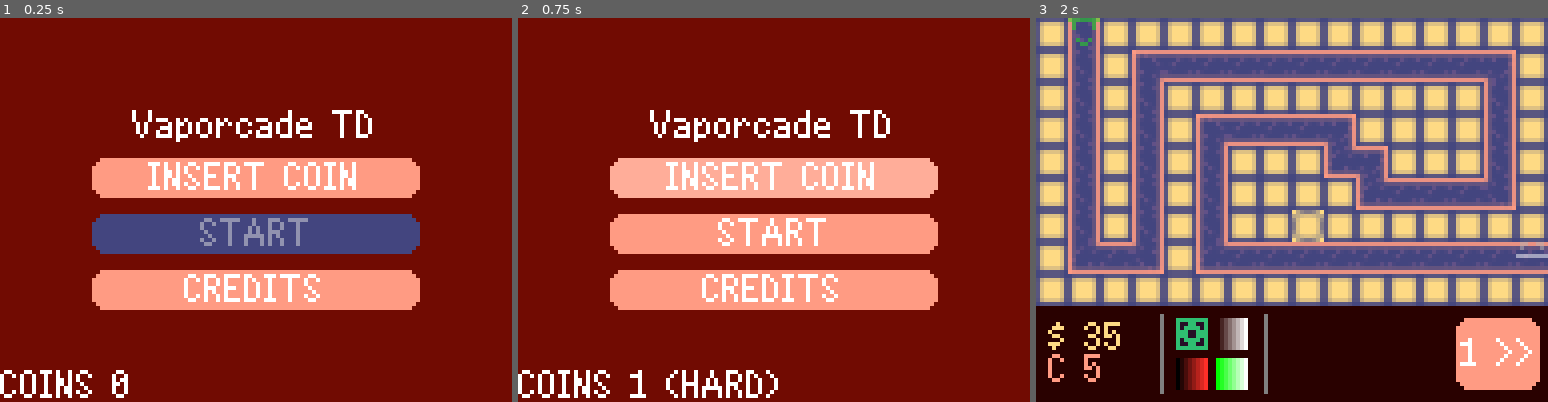
Above: before the commit, frames 1-3 (left to right).
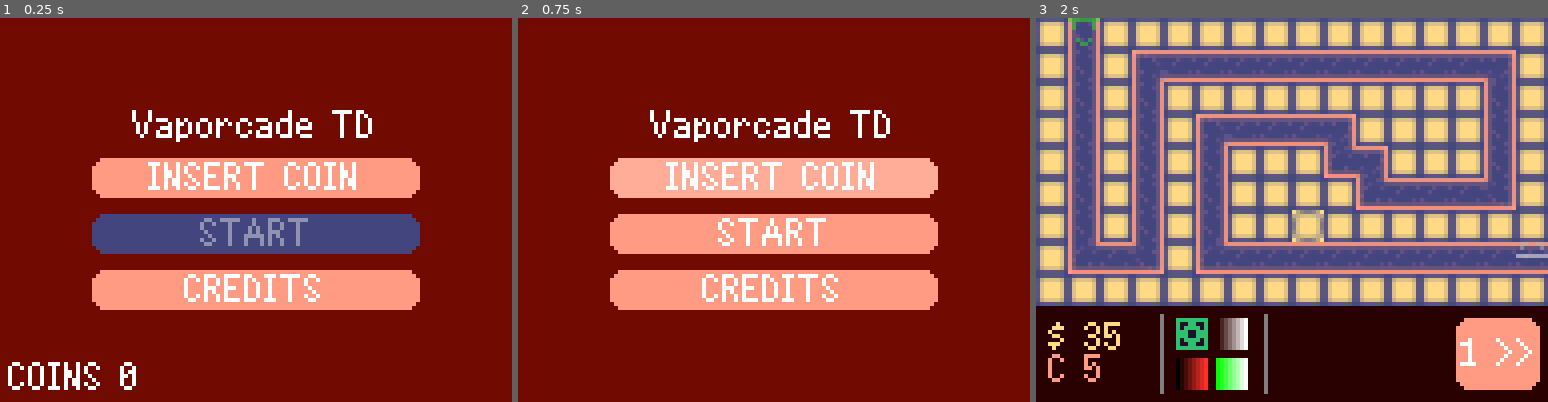
Above: after the commit, the same moments.

Repository: VernalUmbrella/spotkeeper-td
Game: Godot game, scene res://ui/title_screen/title_screen.tscn
Same seed, same stepped clock (60 frames per second), same inputs: the game is played once before the commit and once after it.
Inputs:
- Up to frame 1 (0.25 s): no input
- Up to frame 2 (0.75 s): click "INSERT COIN" at 0.5 s
- Up to frame 3 (2 s): click "START" at 1.25 s

The runs differ from the first frame. In frame 1, 1.0% of the frame differs, in the area x 0-27%, y 89-99%; in frame 2, 1.2%, in the area x 0-51%, y 91-99%; in frame 3, nothing differs.

Commit message:
Implement game loss

Diff:
--- a/main/main.gd
+++ b/main/main.gd
@@ -73,7 +73,8 @@
 	game_stats.money += enemy_stats.loot
 
 func _on_enemy_leaked():
-	game_stats.lives_left -= 1
+	if game_stats.lives_left > 0:
+		game_stats.lives_left -= 1
 
 func _on_tower_selected(tower_stats: TowerStats):
 	selected_tower = tower_stats
--- a/main/main.tscn
+++ b/main/main.tscn
@@ -14,7 +14,7 @@
 }
 point_count = 13
 
-[node name="Main" type="Node2D"]
+[node name="Main" type="Node2D" groups=["main"]]
 script = ExtResource("1_174vw")
 game_stats = ExtResource("2_q0308")
 metadata/_edit_lock_ = true
--- a/project.godot
+++ b/project.godot
@@ -35,6 +35,7 @@
 
 enemies=""
 towers=""
+main=""
 
 [gui]
 
--- a/ui/hud/hud.gd
+++ b/ui/hud/hud.gd
@@ -1,5 +1,5 @@
 class_name HUD
-extends VBoxContainer
+extends Control
 
 @export var game_stats: GameStats:
 	set(value):
@@ -13,6 +13,7 @@
 @onready var money_lives_label: RichTextLabel = %MoneyLivesLabel
 @onready var tooltip: Label = %Tooltip
 @onready var wave_button: Button = %WaveButton
+@onready var you_died: Panel = %YouDied
 
 func _ready() -> void:
 	Events.tower_selected.connect(_on_tower_selected)
@@ -50,4 +51,13 @@
 	wave_button.disabled = false
 
 func _on_game_lost() -> void:
-	tooltip.text = "YOU DIED"
+	var tween := create_tween()
+	you_died.visible = true
+	tween.tween_property(you_died, "modulate", Color.WHITE, 1.8).from(Color.TRANSPARENT)
+	tween.tween_interval(3)
+	tween.tween_callback(reset_game)
+
+func reset_game() -> void:
+	get_tree().change_scene_to_file("res://ui/title_screen/title_screen.tscn")
+	for main_scene in get_tree().get_nodes_in_group("main"):
+		main_scene.queue_free()
--- a/ui/hud/hud.tscn
+++ b/ui/hud/hud.tscn
@@ -26,16 +26,25 @@
 line_spacing = 0.0
 font_size = 8
 
-[node name="HUD" type="VBoxContainer"]
+[node name="HUD" type="Control"]
+layout_mode = 3
+anchors_preset = 15
+anchor_right = 1.0
+anchor_bottom = 1.0
+grow_horizontal = 2
+grow_vertical = 2
+script = ExtResource("1_vad6r")
+
+[node name="MainHUD" type="VBoxContainer" parent="."]
+layout_mode = 1
 anchors_preset = 15
 anchor_right = 1.0
 anchor_bottom = 1.0
 grow_horizontal = 2
 grow_vertical = 2
 theme_override_constants/separation = 0
-script = ExtResource("1_vad6r")
 
-[node name="Blank" type="Panel" parent="."]
+[node name="Blank" type="Panel" parent="MainHUD"]
 layout_mode = 2
 size_flags_horizontal = 3
 size_flags_vertical = 3
@@ -43,13 +52,13 @@
 mouse_filter = 2
 theme_override_styles/panel = SubResource("StyleBoxFlat_pt5df")
 
-[node name="HBar" type="Panel" parent="."]
+[node name="HBar" type="Panel" parent="MainHUD"]
 layout_mode = 2
 size_flags_horizontal = 3
 size_flags_vertical = 3
 theme_override_styles/panel = SubResource("StyleBoxFlat_7av2e")
 
-[node name="MarginContainer" type="MarginContainer" parent="HBar"]
+[node name="MarginContainer" type="MarginContainer" parent="MainHUD/HBar"]
 layout_mode = 1
 anchors_preset = 15
 anchor_right = 1.0
@@ -61,10 +70,10 @@
 theme_override_constants/margin_right = 3
 theme_override_constants/margin_bottom = 3
 
-[node name="HBoxContainer" type="HBoxContainer" parent="HBar/MarginContainer"]
+[node name="HBoxContainer" type="HBoxContainer" parent="MainHUD/HBar/MarginContainer"]
 layout_mode = 2
 
-[node name="MoneyLivesLabel" type="RichTextLabel" parent="HBar/MarginContainer/HBoxContainer"]
+[node name="MoneyLivesLabel" type="RichTextLabel" parent="MainHUD/HBar/MarginContainer/HBoxContainer"]
 unique_name_in_owner = true
 custom_minimum_size = Vector2(24, 16)
 layout_mode = 2
@@ -76,43 +85,43 @@
 scroll_active = false
 autowrap_mode = 0
 
-[node name="VSeparator" type="VSeparator" parent="HBar/MarginContainer/HBoxContainer"]
+[node name="VSeparator" type="VSeparator" parent="MainHUD/HBar/MarginContainer/HBoxContainer"]
 layout_mode = 2
 theme_override_constants/separation = 0
 
-[node name="GridContainer" type="GridContainer" parent="HBar/MarginContainer/HBoxContainer"]
+[node name="GridContainer" type="GridContainer" parent="MainHUD/HBar/MarginContainer/HBoxContainer"]
 layout_mode = 2
 theme_override_constants/h_separation = 2
 theme_override_constants/v_separation = 2
 columns = 2
 
-[node name="LaserTowerButton" type="TextureButton" parent="HBar/MarginContainer/HBoxContainer/GridContainer"]
+[node name="LaserTowerButton" type="TextureButton" parent="MainHUD/HBar/MarginContainer/HBoxContainer/GridContainer"]
 layout_mode = 2
 script = ExtResource("3_q8wr8")
 tower_stats = ExtResource("4_6f0sp")
 
-[node name="PulseTowerButton" type="TextureButton" parent="HBar/MarginContainer/HBoxContainer/GridContainer"]
+[node name="PulseTowerButton" type="TextureButton" parent="MainHUD/HBar/MarginContainer/HBoxContainer/GridContainer"]
 layout_mode = 2
 texture_normal = ExtResource("3_08eo4")
 script = ExtResource("3_q8wr8")
 tower_stats = ExtResource("5_0vkf1")
 
-[node name="RailgunTowerButton" type="TextureButton" parent="HBar/MarginContainer/HBoxContainer/GridContainer"]
+[node name="RailgunTowerButton" type="TextureButton" parent="MainHUD/HBar/MarginContainer/HBoxContainer/GridContainer"]
 layout_mode = 2
 texture_normal = SubResource("GradientTexture2D_q840n")
 script = ExtResource("3_q8wr8")
 tower_stats = ExtResource("6_85qpw")
 
-[node name="GammaTower" type="TextureButton" parent="HBar/MarginContainer/HBoxContainer/GridContainer"]
+[node name="GammaTower" type="TextureButton" parent="MainHUD/HBar/MarginContainer/HBoxContainer/GridContainer"]
 layout_mode = 2
 script = ExtResource("3_q8wr8")
 tower_stats = ExtResource("6_41mfy")
 
-[node name="VSeparator2" type="VSeparator" parent="HBar/MarginContainer/HBoxContainer"]
+[node name="VSeparator2" type="VSeparator" parent="MainHUD/HBar/MarginContainer/HBoxContainer"]
 layout_mode = 2
 theme_override_constants/separation = 0
 
-[node name="Tooltip" type="Label" parent="HBar/MarginContainer/HBoxContainer"]
+[node name="Tooltip" type="Label" parent="MainHUD/HBar/MarginContainer/HBoxContainer"]
 unique_name_in_owner = true
 layout_mode = 2
 size_flags_horizontal = 3
@@ -122,10 +131,37 @@
 label_settings = SubResource("LabelSettings_u2ceh")
 horizontal_alignment = 1
 
-[node name="WaveButton" type="Button" parent="HBar/MarginContainer/HBoxContainer"]
+[node name="WaveButton" type="Button" parent="MainHUD/HBar/MarginContainer/HBoxContainer"]
 unique_name_in_owner = true
 layout_mode = 2
 focus_mode = 0
 text = "2 >>"
 
-[connection signal="pressed" from="HBar/MarginContainer/HBoxContainer/WaveButton" to="." method="_on_wave_button_pressed"]
+[node name="YouDied" type="Panel" parent="."]
+unique_name_in_owner = true
+visible = false
+layout_mode = 1
+anchors_preset = 15
+anchor_right = 1.0
+anchor_bottom = 1.0
+grow_horizontal = 2
+grow_vertical = 2
+mouse_filter = 2
+
+[node name="RichTextLabel" type="RichTextLabel" parent="YouDied"]
+layout_mode = 1
+anchors_preset = 8
+anchor_left = 0.5
+anchor_top = 0.5
+anchor_right = 0.5
+anchor_bottom = 0.5
+offset_left = -48.0
+offset_top = -16.0
+offset_right = 48.0
+grow_horizontal = 2
+grow_vertical = 2
+theme_override_font_sizes/normal_font_size = 16
+bbcode_enabled = true
+text = "[center][color=ff0000]YOU DIED[/color][/center]"
+
+[connection signal="pressed" from="MainHUD/HBar/MarginContainer/HBoxContainer/WaveButton" to="." method="_on_wave_button_pressed"]
--- /dev/null
+++ b/ui/title_screen/coin_label.gd
@@ -0,0 +1,5 @@
+extends Label
+
+
+func _on_timer_timeout() -> void:
+	visible = not visible
--- a/ui/title_screen/title_screen.tscn
+++ b/ui/title_screen/title_screen.tscn
@@ -7,6 +7,7 @@
 [ext_resource type="Resource" uid="uid://d0312etcm2x63" path="res://main/game_stats/hard_stats.tres" id="3_toq54"]
 [ext_resource type="Resource" uid="uid://d0cebgj7cj7nn" path="res://main/game_stats/medium_stats.tres" id="4_bmyor"]
 [ext_resource type="Resource" uid="uid://dnlk6dm14k4rn" path="res://main/game_stats/easy_stats.tres" id="5_mytur"]
+[ext_resource type="Script" path="res://ui/title_screen/coin_label.gd" id="7_sc68d"]
 
 [node name="TitleScreen" type="Control"]
 layout_mode = 3
@@ -34,10 +35,17 @@
 anchors_preset = 2
 anchor_top = 1.0
 anchor_bottom = 1.0
-offset_top = -8.0
-offset_right = 40.0
+offset_left = 2.0
+offset_top = -10.0
+offset_right = 42.0
+offset_bottom = -2.0
 grow_vertical = 0
 text = "COINS 0"
+script = ExtResource("7_sc68d")
+
+[node name="Timer" type="Timer" parent="CoinLabel"]
+wait_time = 0.667
+autostart = true
 
 [node name="MarginContainer" type="MarginContainer" parent="."]
 custom_minimum_size = Vector2(80, 0)
@@ -128,6 +136,7 @@
 horizontal_alignment = 1
 clip_text = true
 
+[connection signal="timeout" from="CoinLabel/Timer" to="CoinLabel" method="_on_timer_timeout"]
 [connection signal="pressed" from="MarginContainer/VBoxContainer/CoinButton" to="." method="_on_coin_button_pressed"]
 [connection signal="pressed" from="MarginContainer/VBoxContainer/StartButton" to="." method="_on_start_button_pressed"]
 [connection signal="pressed" from="MarginContainer/VBoxContainer/CreditsButton" to="." method="_on_credits_button_pressed"]
Not shown: 1 places in ui/title_screen/title_screen.tscn that only renumber resources
